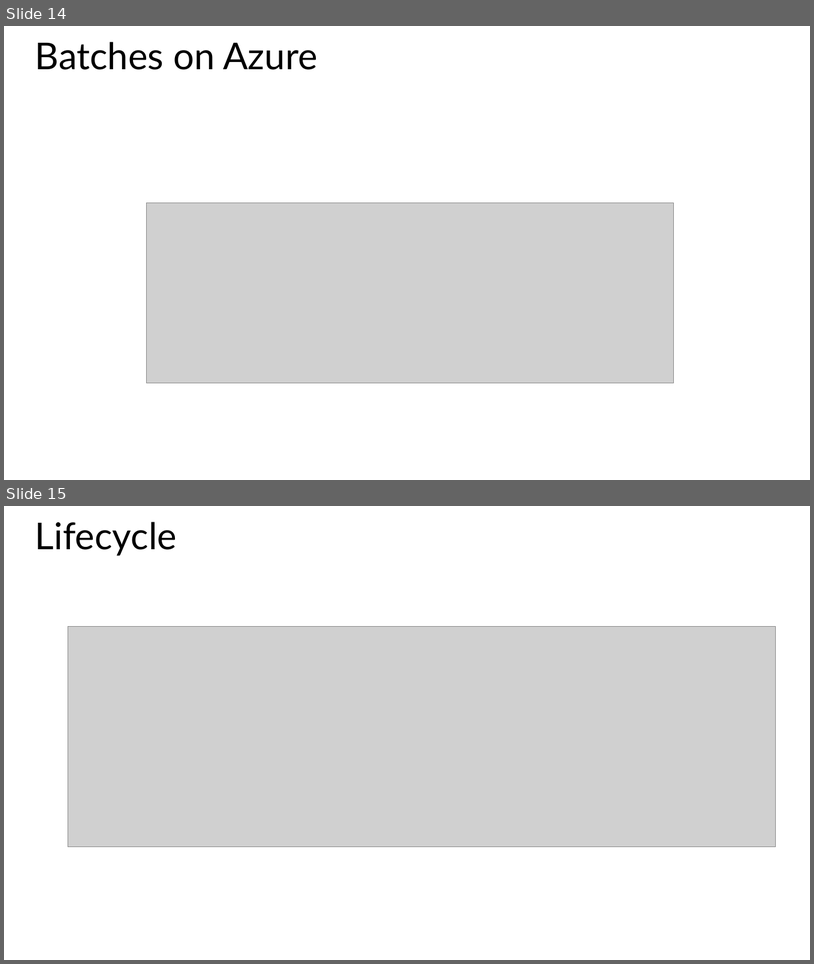
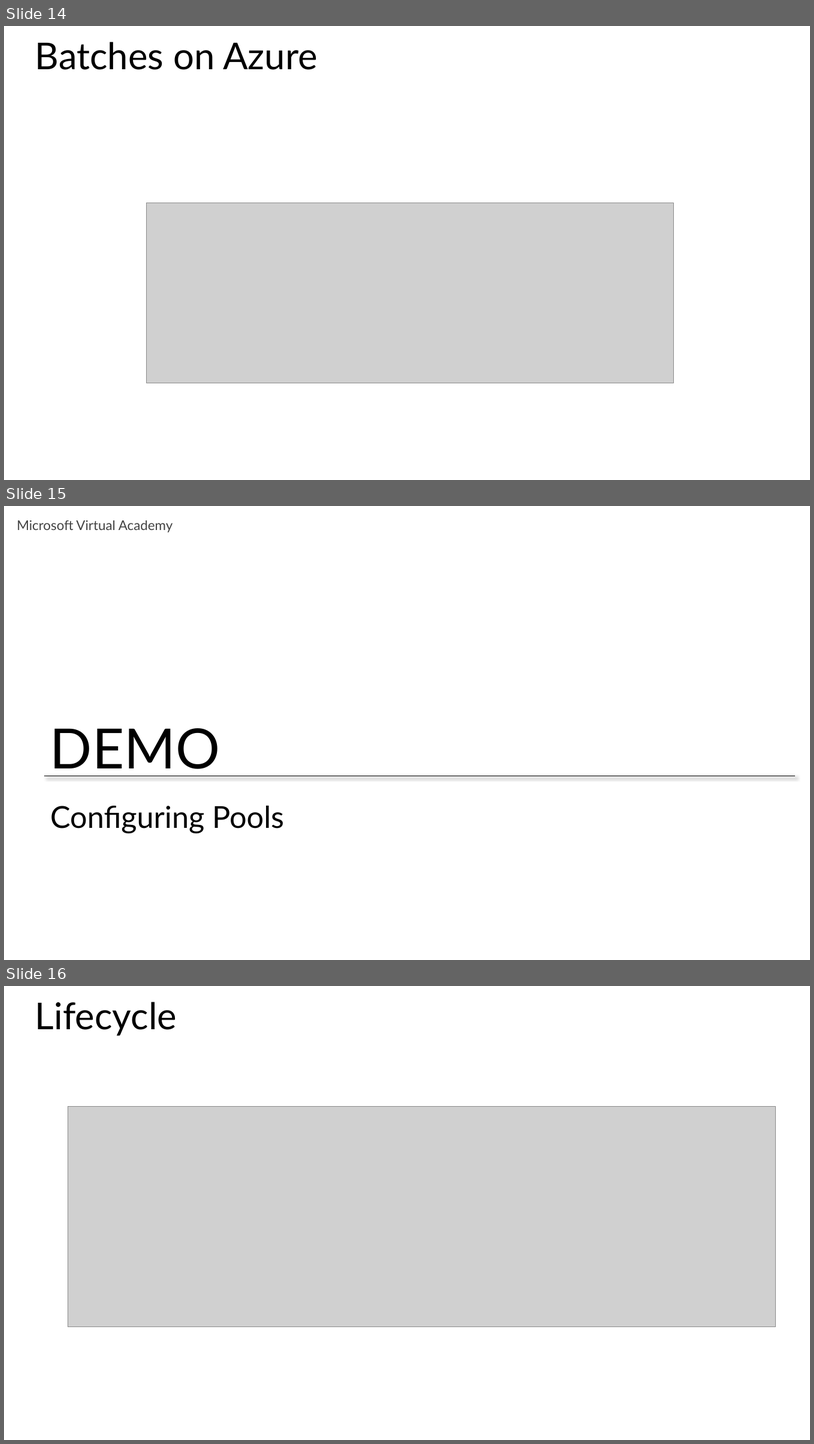
Before and after one commit to MisterJames/AzureImageProcessing, a slide deck: Presentation Materials/MVA-ApplicationsOnAzure-04.pptx. Shown one above the other, each under a label of ours: slides 14 and 15 before the commit, slides 14, 15 and 16 after it. The pictures are 814x964 and 814x1444 pixels, drawn with LibreOffice and Linux fonts; fonts in the diff are those of the drawing; grey boxes stand for pictures. Boxes give left, top, right and bottom in pixels: in the first picture for what was removed or moved away, otherwise in the second. Text is boxed around its words. In the diff, an @@ line names an element or a change of style, - is before the commit and + after.

```diff
--- a/Presentation Materials/MVA-ApplicationsOnAzure-04.pptx
+++ b/Presentation Materials/MVA-ApplicationsOnAzure-04.pptx
@@ slide 15 added at (4, 506, 810, 960), background #FFFFFF @@
@@ text added at (17, 520, 173, 532), 16 pt, text #404040 @@
+Microsoft Virtual Academy
@@ text added at (50, 728, 220, 776), 66 pt, text #000000 @@
+DEMO
@@ line added from (45, 776) to (796, 776), #000000 0.75 pt @@
@@ title added at (50, 805, 284, 833), 36 pt, text #000000 @@
+Configuring Pools
@@ what was slide 15 is now slide 16 @@
```
Also in this commit, not shown: 3 slides changed, 1 other slide added, 4 other files.
